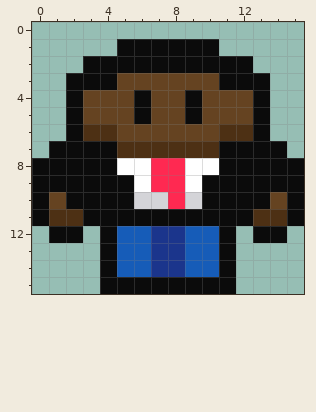
Two versions of one pixel-art sprite, assets/sprites/big-jim.png. Above is the file before it was changed.
The file is 16x16 pixels.
Now the later version:
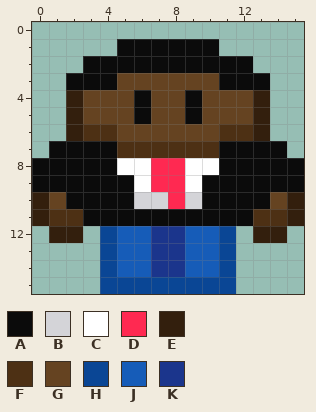
Palette (. is transparent): A #0b0b0b  B #d4d4d8  C #ffffff  D #ff2951  E #331f0d  F #4d3014  G #654321  H #0a4695  J #165cb8  K #1b358c
The edit:
@@ x 0..15 @@
  3 ..AAAGGGGGGAAA..
- 4 ..AGGGAGGAGGGA..
- 5 ..AGGGAGGAGGGA..
- 6 ..AFFGGGGGGFFA..
+ 4 ..EGGGAGGAGGGE..
+ 5 ..EGGGAGGAGGGE..
+ 6 ..EFFGGGGGGFFE..
  7 .AAAAFFFFFFAAAA.
@@ x 0..15 @@
  9 AAAAAACDDCAAAAAA
-10 AGAAAABBDBAAAAGA
-11 AFFAAAAAAAAAAFFA
-12 .AA.AJJKKJJA.AA.
-13 ....AJJKKJJA....
-14 ....AJJKKJJA....
-15 ....AAAAAAAA....
+10 EGAAAABBDBAAAAGE
+11 EFFAAAAAAAAAAFFE
+12 .EE.HJJKKJJH.EE.
+13 ....HJJKKJJH....
+14 ....HJJKKJJH....
+15 ....HHHHHHHH....
Where, in picture pixels (left, top, right, bottom), the same in both pictures:
changed: (32, 90, 304, 294)
